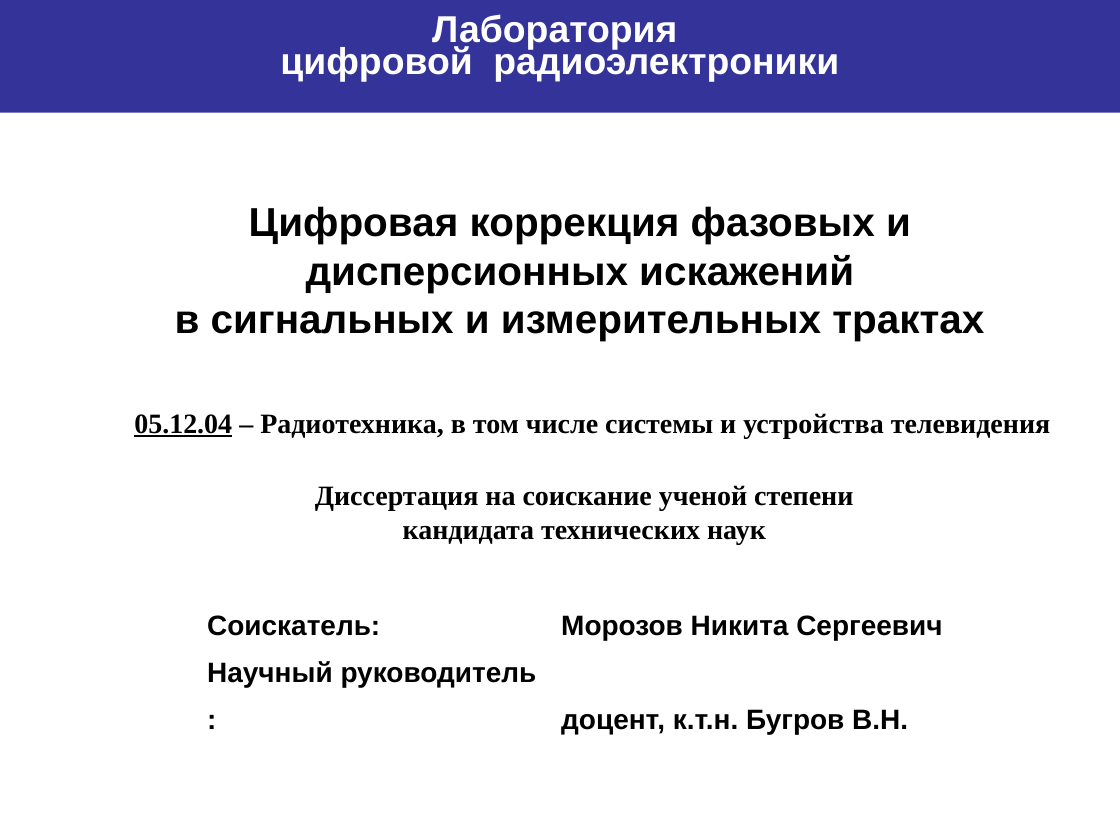
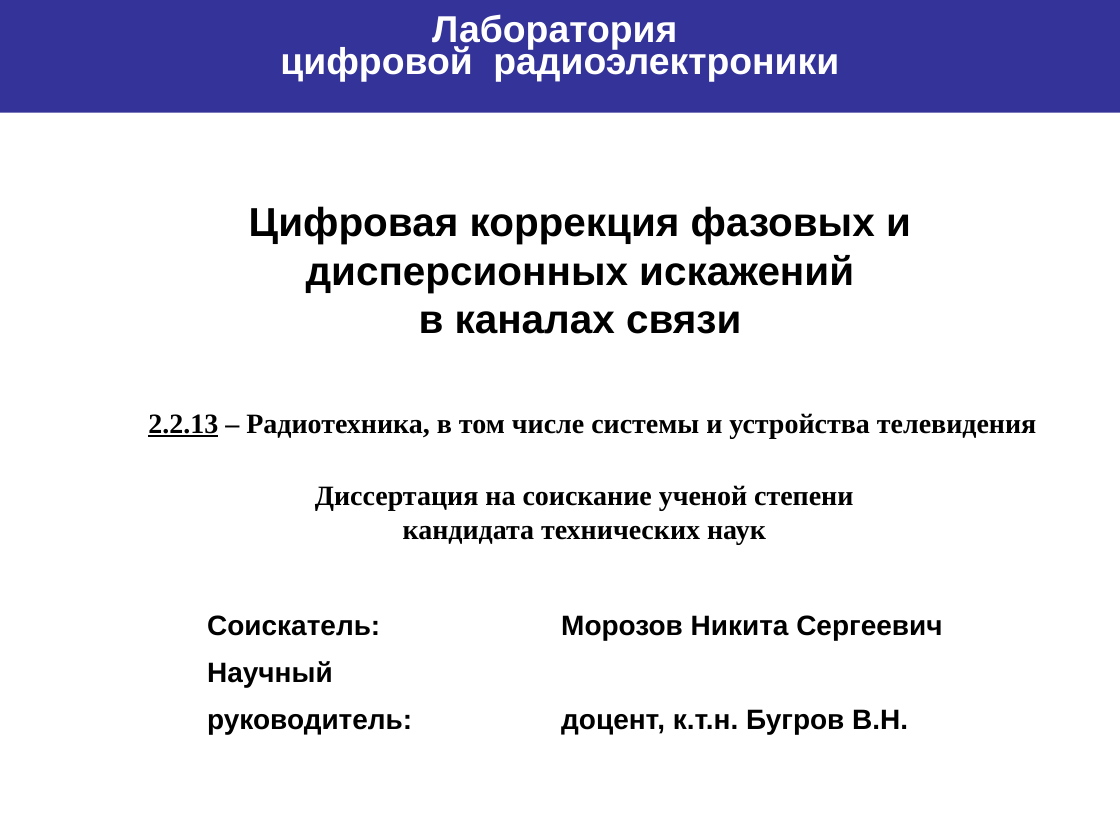
Before and after one commit to kit8nino/disser_ktn, a slide deck: slide 1 of Морозов_дисс_н_презентация.pptx. Drawn at 1120x840 pixels with LibreOffice and Linux fonts; fonts in the diff are those of the drawing; background and template pictures are left out. Boxes give left, top, right and bottom in pixels: in the first picture for what was removed or moved away, otherwise in the second. Text is boxed around its words. In the diff, an @@ line names an element or a change of style, - is before the commit and + after.

Commit message:
[название и литература] Изменил на "каналы связи" и привел всю литературу к ГОСТ
В автореферате дополнил личный вклад и обоснованность полученных результатов. Дописал состояние вопроса на текущий момент.

```diff
--- a/Морозов_дисс_н_презентация.pptx
+++ b/Морозов_дисс_н_презентация.pptx
@@ text at (x1=419, y1=311, x2=741, y2=334): text changed @@
-в сигнальных и измерительных трактах
+в каналах связи
@@ text at (x1=148, y1=413, x2=1036, y2=438): text changed @@
-05.12.04 – Радиотехника, в том числе системы и устройства телевидения
+2.2.13 – Радиотехника, в том числе системы и устройства телевидения
@@ text at (x1=207, y1=661, x2=412, y2=734): spaces changed @@
-Научный руководитель :
+Научный руководитель:
```
Also in this commit, not shown: 5 other files.
